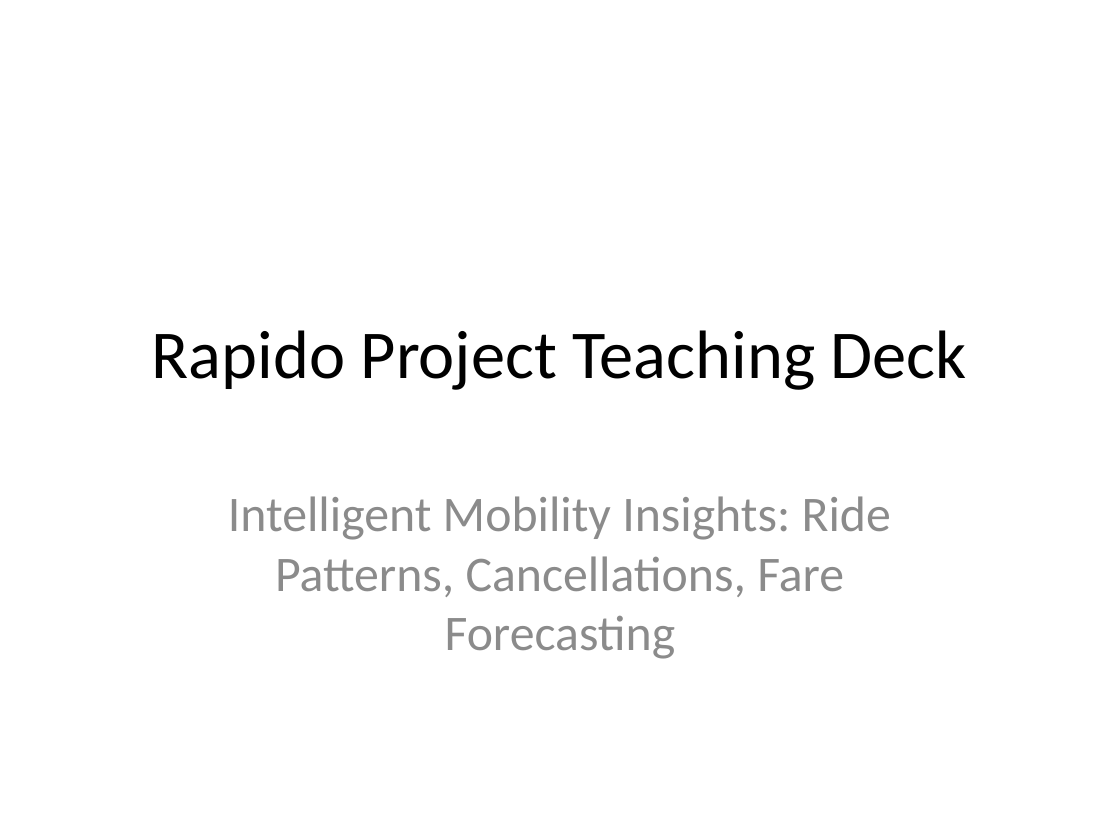
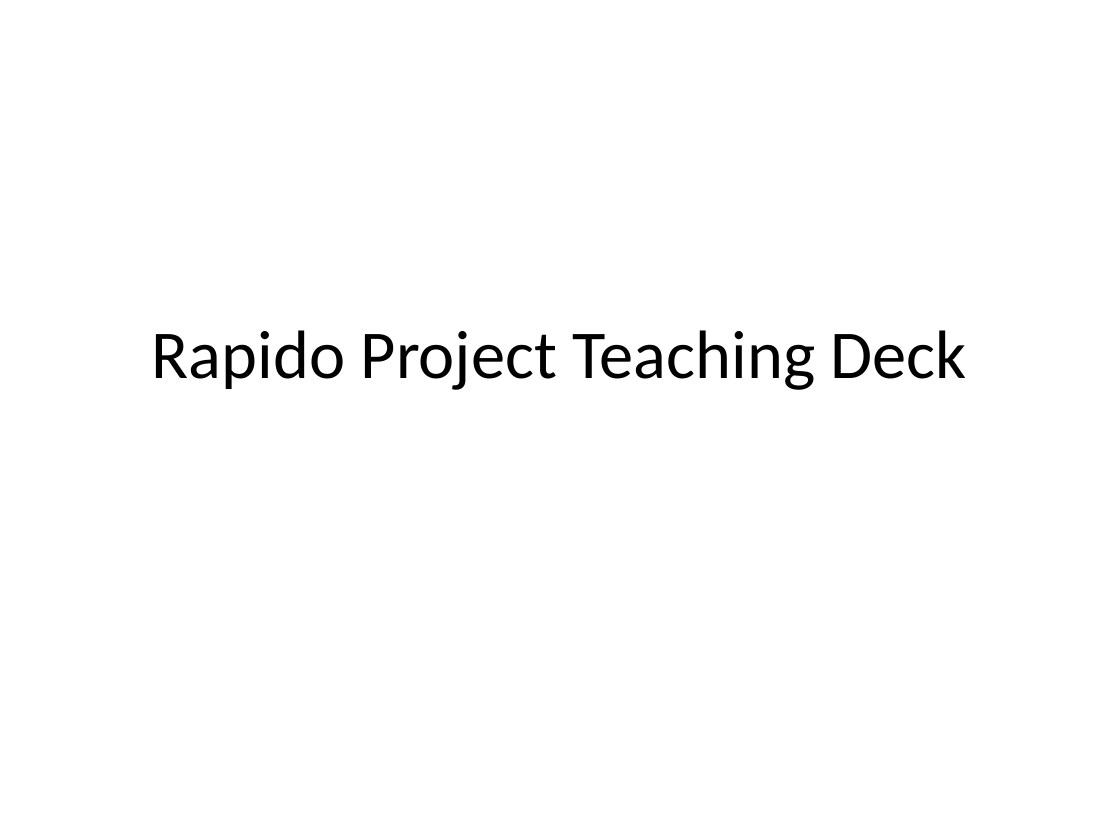
Before and after one commit to Meenakshipro/My-Projects, a slide deck: slide 1 of Project 3/docs/Rapido_Student_Teaching_Deck.pptx. Drawn at 1120x840 pixels with LibreOffice and Linux fonts; fonts in the diff are those of the drawing. Boxes give left, top, right and bottom in pixels: in the first picture for what was removed or moved away, otherwise in the second. Text is boxed around its words. In the diff, an @@ line names an element or a change of style, - is before the commit and + after.

Commit message:
Update Project 3 pipeline and documentation

```diff
--- a/Project 3/docs/Rapido_Student_Teaching_Deck.pptx
+++ b/Project 3/docs/Rapido_Student_Teaching_Deck.pptx
@@ subtitle removed at [228,496,891,659] @@
-Intelligent Mobility Insights: Ride Patterns, Cancellations, Fare Forecasting
```
Also in this commit, not shown: 12 other slides changed, 1 slide added, 11 slides removed, 4 other files.
